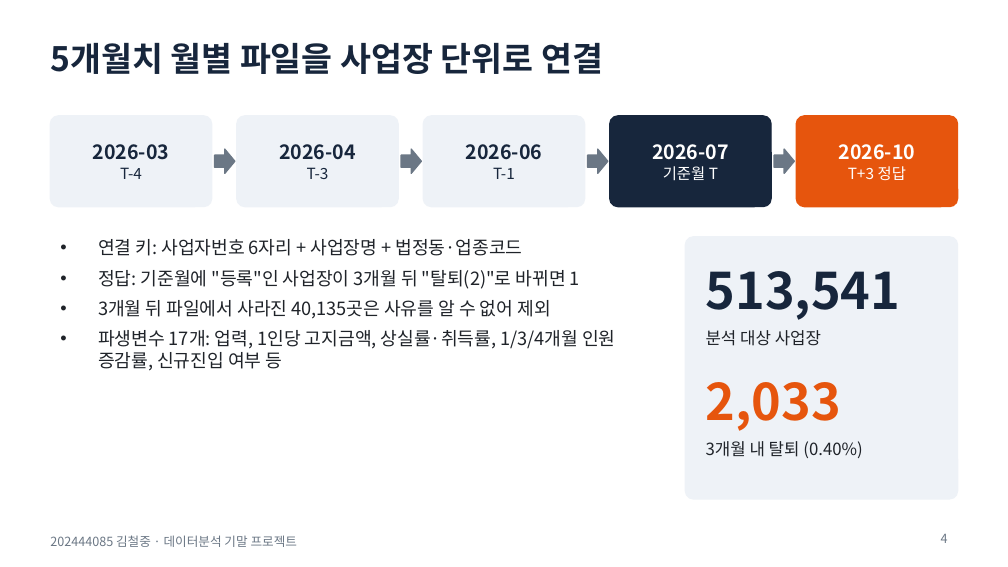
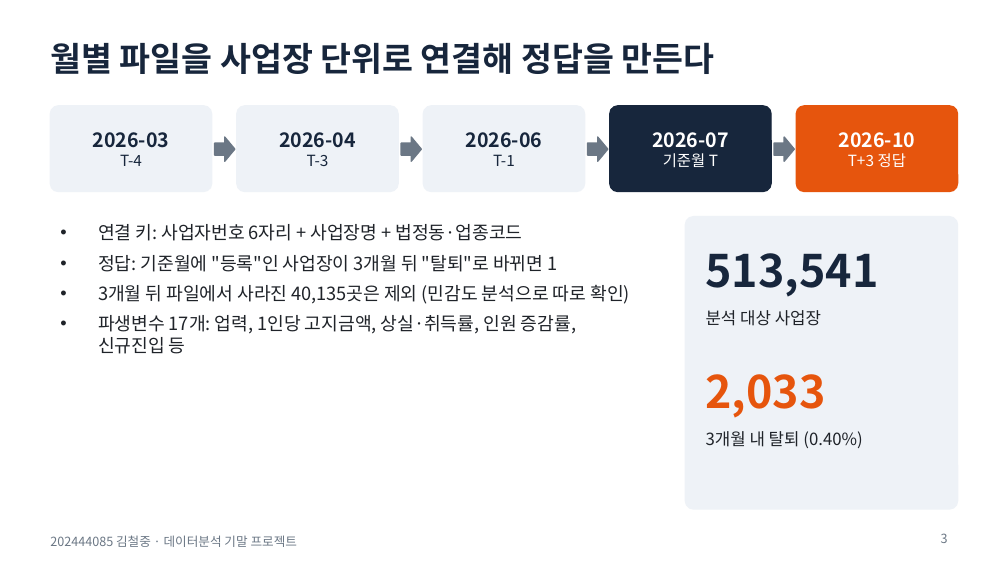
Before and after one commit to cholin3721/NPS-Workplace-Exit-Prediction, a slide deck: slide 3 of docs/202444085_김철중_기말프로젝트_발표.pptx (slide 4 before the commit). Drawn at 1008x567 pixels with LibreOffice and Linux fonts; fonts in the diff are those of the drawing. Boxes give left, top, right and bottom in pixels: in the first picture for what was removed or moved away, otherwise in the second. Text is boxed around its words. In the diff, an @@ line names an element or a change of style, - is before the commit and + after.

```diff
--- a/docs/202444085_김철중_기말프로젝트_발표.pptx
+++ b/docs/202444085_김철중_기말프로젝트_발표.pptx
@@ title at [50, 42, 715, 74]: text changed @@
-5개월치 월별 파일을 사업장 단위로 연결
+월별 파일을 사업장 단위로 연결해 정답을 만든다
@@ text "2026-03": place and size @@
-text "2026-03" at [93, 144, 170, 179]
+text "2026-03" at [93, 132, 170, 166]
@@ rounded rectangle: place and size @@
-rounded rectangle at [50, 116, 212, 207]
+rounded rectangle at [50, 106, 212, 192]
@@ text "2026-04": place and size @@
-text "2026-04" at [279, 144, 356, 179]
+text "2026-04" at [279, 132, 356, 166]
@@ rounded rectangle: place and size @@
-rounded rectangle at [237, 116, 398, 207]
+rounded rectangle at [237, 106, 398, 192]
@@ text "2026-06": place and size @@
-text "2026-06" at [466, 144, 543, 179]
+text "2026-06" at [466, 132, 543, 166]
@@ rounded rectangle: place and size @@
-rounded rectangle at [423, 116, 585, 207]
+rounded rectangle at [423, 106, 585, 192]
@@ text "2026-07": place and size @@
-text "2026-07" at [652, 144, 729, 181]
+text "2026-07" at [652, 132, 729, 168]
@@ rounded rectangle: place and size @@
-rounded rectangle at [610, 116, 771, 207]
+rounded rectangle at [610, 106, 771, 192]
@@ text "2026-10": place and size @@
-text "2026-10" at [839, 144, 916, 180]
+text "2026-10" at [839, 132, 916, 167]
@@ proportions changed in 6 elements at [685, 217, 958, 509], [50, 106, 212, 192], [237, 106, 398, 192], [423, 106, 585, 192], [610, 106, 771, 192], [796, 106, 958, 192] @@
@@ rounded rectangle: place and size @@
-rounded rectangle at [796, 116, 958, 207]
+rounded rectangle at [796, 106, 958, 192]
@@ 4 right arrows, 2 texts: place and size @@
-4 right arrows, 2 texts at [215, 149, 862, 458]
+4 right arrows, 2 texts at [215, 137, 862, 448]
@@ text "연결 키: 사업자번호 6자리 + ...": place and size @@
-text "연결 키: 사업자번호 6자리 + ..." at [98, 239, 615, 371]
+text "연결 키: 사업자번호 6자리 + ..." at [98, 224, 629, 354]
@@ rounded rectangle: place and size @@
-rounded rectangle at [685, 237, 958, 499]
+rounded rectangle at [685, 217, 958, 509]
@@ text "513,541" at [706, 253, 879, 297]: size 36 to 32 pt @@
@@ text "513,541": place and size @@
-text "513,541" at [706, 271, 901, 320]
+text "513,541" at [706, 253, 879, 297]
@@ text at [98, 255, 629, 354]: text changed @@
-• 정답: 기준월에 "등록"인 사업장이 3개월 뒤 "탈퇴(2)"로 바뀌면 1
-• 3개월 뒤 파일에서 사라진 40,135곳은 사유를 알 수 없어 제외
-• 파생변수 17개: 업력, 1인당 고지금액, 상실률·취득률, 1/3/4개월 인원 증감률, 신규진입 여부 등
+• 정답: 기준월에 "등록"인 사업장이 3개월 뒤 "탈퇴"로 바뀌면 1
+• 3개월 뒤 파일에서 사라진 40,135곳은 제외 (민감도 분석으로 따로 확인)
+• 파생변수 17개: 업력, 1인당 고지금액, 상실·취득률, 인원 증감률, 신규진입 등
@@ text "분석 대상 사업장": place and size @@
-text "분석 대상 사업장" at [706, 330, 821, 346]
+text "분석 대상 사업장" at [706, 310, 821, 326]
@@ text "2,033" at [706, 374, 826, 418]: size 36 to 32 pt @@
@@ page number at [941, 533, 948, 543]: text changed @@
-4
+3
```
Also in this commit, not shown: 8 other slides changed, 1 slide added, 3 slides removed, 23 other files.
